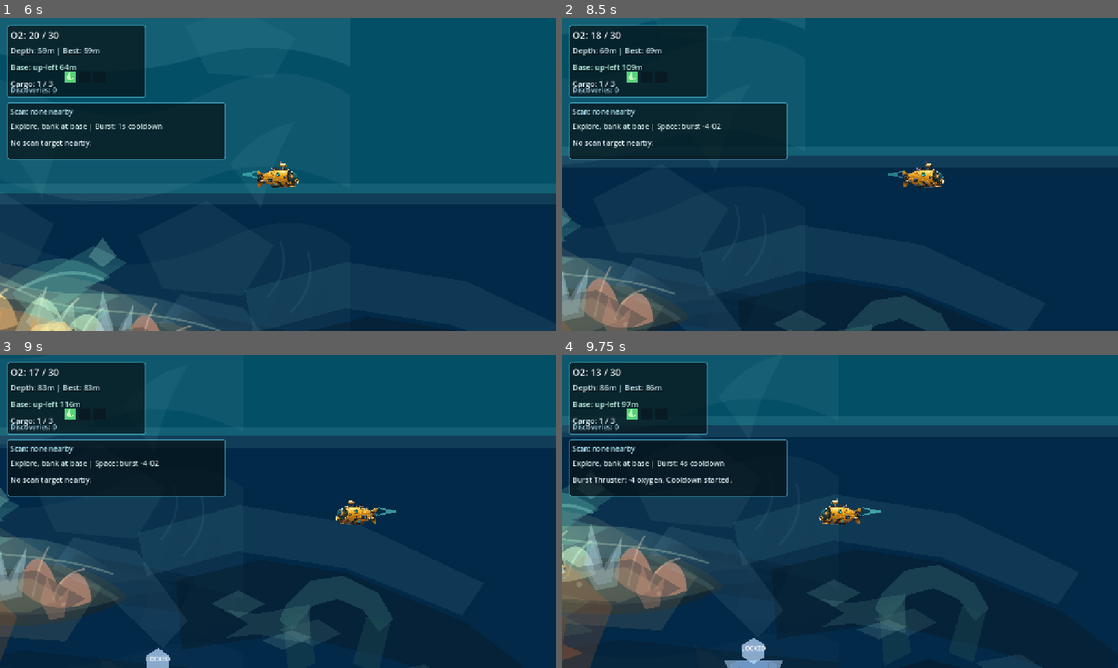
Above: before the commit, frames 1-4 (two rows, left to right).
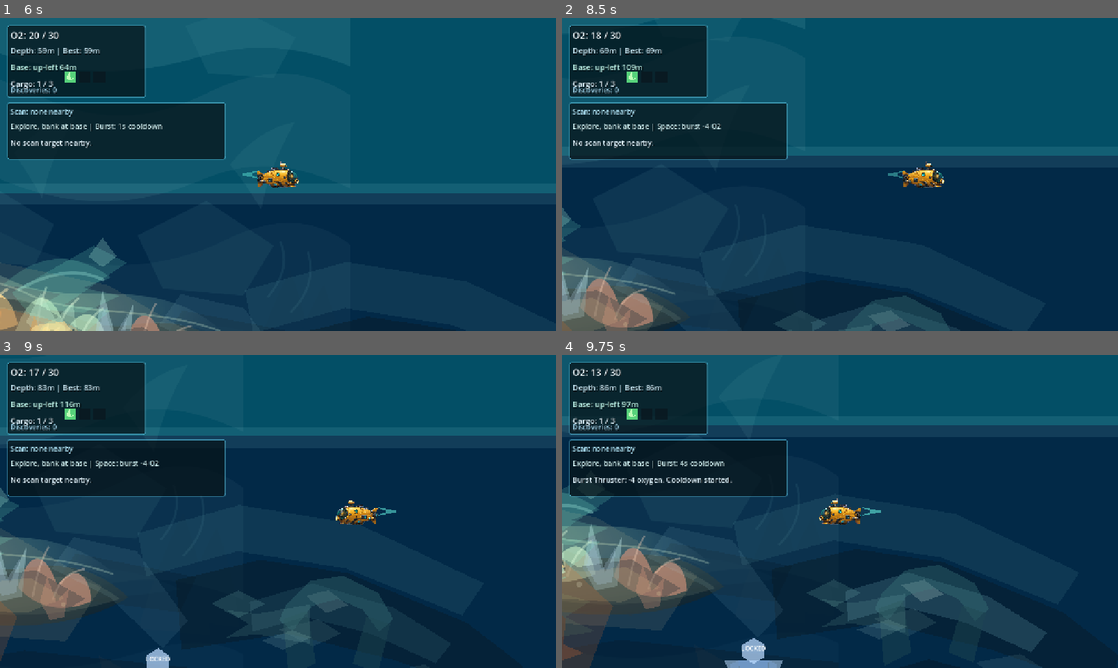
Above: after the commit, the same moments.

Repository: joeypshell/OceanGame
Game: Godot game, scene res://scenes/Main.tscn
Two runs of this game, one before a commit and one after it. Both use one fixed random seed, a clock stepped at 60 frames per second and the inputs below.
Inputs:
- Up to frame 1 (6 s): tap Enter at 0.5 s; hold D (move_right) 0.53-1.28 s; tap E (interact) every 1.5 s from 0.6 to 5.1 s; hold S (move_down) 1.28-2.03 s; tap F (scan) every 1.5 s from 1.35 to 5.85 s; hold D (move_right) 2.03-2.78 s; hold Space (burst_thruster) 2.78-3.53 s; hold A (move_left) 3.53-5.03 s; hold S (move_down) 5.03-5.78 s; hold D (move_right) from 5.78 s (still down)
- Up to frame 2 (8.5 s): release D (move_right) at 6.53 s; hold Space (burst_thruster) 6.53-7.28 s; tap E (interact) at 6.6, 8.1 s; hold D (move_right) 7.28-8.03 s; tap F (scan) at 7.35 s; hold S (move_down) from 8.03 s (still down)
- Up to frame 3 (9 s): release S (move_down) at 8.78 s; hold A (move_left) from 8.78 s (still down); tap F (scan) at 8.85 s
- Up to frame 4 (9.75 s): release A (move_left) at 9.53 s; hold Space (burst_thruster) from 9.53 s (still down); tap E (interact) at 9.6 s

Frame 1 is identical in both runs. In frame 2, 0.3% of the frame differs, in the area x 55-63%, y 93-100%; in frame 3, 0.3%; in frame 4, 2.5%, in the area x 51-88%, y 70-96%.

Commit message:
Add East Shelf current surge cue for #461

Diff:
--- a/scenes/Main.tscn
+++ b/scenes/Main.tscn
@@ -326,6 +326,14 @@
 color = Color(0.76, 0.96, 0.9, 0.09)
 polygon = PackedVector2Array(1630, 1366, 1744, 1344, 1818, 1390, 1710, 1424)
 
+[node name="CurrentSurgeLane" type="Polygon2D" parent="EastShelfSpur"]
+color = Color(0.66, 0.96, 1, 0.09)
+polygon = PackedVector2Array(1296, 1184, 1458, 1136, 1664, 1198, 1812, 1290, 1772, 1340, 1604, 1264, 1438, 1222, 1304, 1260)
+
+[node name="CurrentSurgeRib" type="Polygon2D" parent="EastShelfSpur"]
+color = Color(0.9, 1, 0.94, 0.16)
+polygon = PackedVector2Array(1440, 1168, 1498, 1154, 1548, 1192, 1492, 1212)
+
 [node name="EastShelfArch" type="Node2D" parent="EastShelfSpur"]
 position = Vector2(1518, 1248)
 
--- a/scripts/main.gd
+++ b/scripts/main.gd
@@ -62,6 +62,7 @@
 const RUN_PANEL_CONTENT_RIGHT_TALL := 790.0
 const DIVE_STATUS_MAX_CHARS := 76
 const ECHO_LENS_PULSE_DURATION := 1.2
+const EAST_SHELF_SURGE_PERIOD_SECONDS := 2.4
 
 @export var max_oxygen := 30.0
 @export var oxygen_tank_1_max_oxygen := 40.0
@@ -171,6 +172,8 @@
 @onready var wreck_echo_clue_core: Polygon2D = $WreckEchoDescent/ClueTrigger/ClueCore
 @onready var rare_signal_emphasis: Node2D = $RareSignalEmphasis
 @onready var shelf_glimmer_opportunity: Node2D = $EastShelfSpur/ShelfGlimmerOpportunity
+@onready var east_shelf_current_surge_lane: Polygon2D = $EastShelfSpur/CurrentSurgeLane
+@onready var east_shelf_current_surge_rib: Polygon2D = $EastShelfSpur/CurrentSurgeRib
 @onready var east_shelf_pocket_interact_zone: Area2D = $EastShelfSpur/PocketEntrance/InteractZone
 @onready var sealed_shelf_hatch_echo_shimmer: Polygon2D = $EastShelfSpur/SealedShelfHatch/EchoShimmer
 @onready var sealed_shelf_hatch_lock_badge: Polygon2D = $EastShelfSpur/SealedShelfHatch/LockBadge
@@ -186,6 +189,7 @@
 var resource_scan_highlight_id := ""
 var resource_scan_highlight_timer := 0.0
 var echo_lens_pulse_timer := 0.0
+var east_shelf_current_surge_timer := 0.0
 var burst_thruster_cooldown_remaining := 0.0
 var decoy_pulse_used_this_run := false
 var decoy_pulse_activated_this_scan := false
@@ -239,6 +243,7 @@
 	_update_glow_plankton_highlight(delta)
 	_update_resource_scan_highlight(delta)
 	_update_echo_lens_pulse(delta)
+	_update_east_shelf_current_surge(delta)
 	_update_lantern_fry_idle()
 	_update_burst_thruster_cooldown(delta)
 	if dive_session.result != DiveSessionScript.Result.DIVING:
@@ -850,6 +855,18 @@
 	if echo_lens_pulse_timer <= 0.0:
 		echo_lens_pulse.visible = false
 
+func _update_east_shelf_current_surge(delta: float) -> void:
+	east_shelf_current_surge_timer = fposmod(east_shelf_current_surge_timer + delta, EAST_SHELF_SURGE_PERIOD_SECONDS)
+	var surge_alpha := _east_shelf_current_surge_alpha(east_shelf_current_surge_timer)
+	if east_shelf_current_surge_lane != null:
+		east_shelf_current_surge_lane.color = Color(0.66, 0.96, 1.0, surge_alpha)
+	if east_shelf_current_surge_rib != null:
+		east_shelf_current_surge_rib.color = Color(0.9, 1.0, 0.94, surge_alpha + 0.06)
+
+func _east_shelf_current_surge_alpha(timer_seconds: float) -> float:
+	var phase := sin((timer_seconds / EAST_SHELF_SURGE_PERIOD_SECONDS) * TAU)
+	return 0.08 + (phase + 1.0) * 0.045
+
 func _try_trigger_decoy_pulse() -> bool:
 	if not progression_state.has_upgrade(DECOY_PULSE_UPGRADE_ID):
 		return false
--- a/tests/logic_tests.gd
+++ b/tests/logic_tests.gd
@@ -93,6 +93,7 @@
 	_run("expanded region base direction", _test_expanded_region_base_direction)
 	_run("expanded region reset state ownership", _test_expanded_region_reset_state_ownership)
 	_run("East Shelf pocket prompt interaction", _test_east_shelf_pocket_prompt_interaction)
+	_run("East Shelf current surge visual timing", _test_east_shelf_current_surge_visual_timing)
 	_run("sealed shelf hatch promise state", _test_sealed_shelf_hatch_promise_state)
 	_run("burst thruster movement helper", _test_burst_thruster_movement_helper)
 	_run("player visual facing isolation", _test_player_visual_facing_isolation)
@@ -636,6 +637,8 @@
 		"EastShelfSpur/RouteGapCue",
 		"EastShelfSpur/RouteRibA",
 		"EastShelfSpur/RouteRibB",
+		"EastShelfSpur/CurrentSurgeLane",
+		"EastShelfSpur/CurrentSurgeRib",
 		"EastShelfSpur/EastShelfArch",
 		"EastShelfSpur/EastShelfArch/ArchSpan",
 		"EastShelfSpur/EastShelfArch/LeftPillar",
@@ -665,6 +668,8 @@
 		_expect(main.get_node_or_null(path) != null, "East Shelf Spur should keep first side-route branch scene node: %s" % path)
 
 	var approach_current := main.get_node("EastShelfSpur/ApproachCurrent") as Polygon2D
+	var current_surge_lane := main.get_node("EastShelfSpur/CurrentSurgeLane") as Polygon2D
+	var current_surge_rib := main.get_node("EastShelfSpur/CurrentSurgeRib") as Polygon2D
 	var terminal_hint := main.get_node("EastShelfSpur/TerminalPocketHint") as Polygon2D
 	var pocket_entrance := main.get_node("EastShelfSpur/PocketEntrance") as Node2D
 	var mouth_shadow := main.get_node("EastShelfSpur/PocketEntrance/MouthShadow") as Polygon2D
@@ -678,6 +683,8 @@
 	_expect(approach_current.polygon[1].x >= 1200.0, "East Shelf Spur should branch right of the existing main column")
 	_expect(terminal_hint.polygon[terminal_hint.polygon.size() - 1].x >= 1800.0, "East Shelf Spur should reach into the expanded camera space")
 	_expect(approach_current.color.a <= 0.14, "East Shelf Spur current cue should stay subtle until full route art exists")
+	_expect(current_surge_lane.color.a <= 0.18, "East Shelf current-surge lane should read as timing guidance, not a damage wall")
+	_expect(current_surge_rib.polygon.size() >= 4, "East Shelf current-surge rib should provide a readable timing tick")
 	_expect(arch.position.x >= 1450.0, "East Shelf Arch should sit on the right-side branch before the pocket entrance")
 	_expect(arch_return.polygon[1].x < arch_return.polygon[0].x, "East Shelf Arch return current should point left toward the base column")
 	_expect(not shelf_glimmer.visible, "Shelf Glimmer opportunity should start hidden until its seeded condition is active")
@@ -1834,6 +1841,17 @@
 	_expect(not main.run_east_shelf_pocket_ping_recovered, "East Shelf pocket research ping should reset between expeditions")
 	main.queue_free()
 
+func _test_east_shelf_current_surge_visual_timing() -> void:
+	var main := MainScript.new()
+	var low_alpha: float = main.call("_east_shelf_current_surge_alpha", 0.0)
+	var high_alpha: float = main.call("_east_shelf_current_surge_alpha", MainScript.EAST_SHELF_SURGE_PERIOD_SECONDS * 0.25)
+	var return_alpha: float = main.call("_east_shelf_current_surge_alpha", MainScript.EAST_SHELF_SURGE_PERIOD_SECONDS * 0.5)
+
+	_expect(high_alpha > low_alpha, "East Shelf current-surge alpha should pulse upward to suggest timing")
+	_expect(is_equal_approx(low_alpha, return_alpha), "East Shelf current-surge pulse should repeat smoothly")
+	_expect(low_alpha >= 0.08 and high_alpha <= 0.18, "East Shelf current-surge pulse should stay subtle and non-combat")
+	main.free()
+
 func _test_sealed_shelf_hatch_promise_state() -> void:
 	var main := MainScene.instantiate()
 	root.add_child(main)
Not shown, changed: docs/current/GAMEPLAY.md
